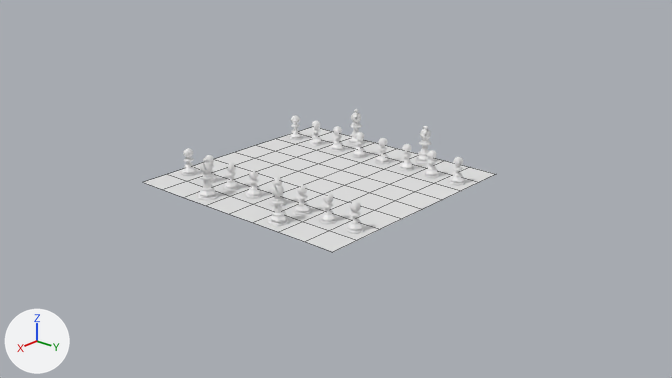
Before and after pictures for a commit that changed the Blender file ChessSet/ChessScene.blend.
Before and after are seen from the file's camera 'Camera'. The axes (+X, +Y, +Z) are drawn at lower left. The lights are the same throughout. Mesh edges are drawn as thin lines on the coarser meshes. Materials are left out; every surface is plain grey.

Before the edit, the objects in view are built like this:
```python
me_board = bpy.data.meshes.new('Board')
me_board.from_pydata(...)  # 144 vertices, 64 faces; spans x -0.24..0.24, y -0.24..0.24, z 0.0
# faces by material slot: [32, 32]
me_board.materials.append(mat_white)
me_board.materials.append(mat_black)
me_cylinder_005 = bpy.data.meshes.new('Cylinder.005')
me_cylinder_005.from_pydata(...)  # 262 vertices, 245 faces; spans x -0.0184..0.0184, y -0.0183..0.0183, z 0.0001..0.0746
me_cylinder_005.materials.append(mat_whitepieces)
ob_bishop_002 = bpy.data.objects.new('BiShop.002', me_cylinder_005)
ob_bishop_002.parent = ob_whitepieces
ob_bishop_002.matrix_parent_inverse = Matrix(((1.0, 0.0, 0.0, 0.0), (0.0, 1.0, 0.0, -0.07), (0.0, 0.0, 1.0, 0.0), (0.0, 0.0, 0.0, 1.0)))
ob_bishop_002.location = (-0.09, 0.21, 0.0)
ob_bishop_002.rotation_euler = (0.0, 0.0, 3.142)  # degrees (0, 0, 180)
ob_board = bpy.data.objects.new('Board', me_board)
ob_board.location = (0.0, 0.0, 0.0)
```
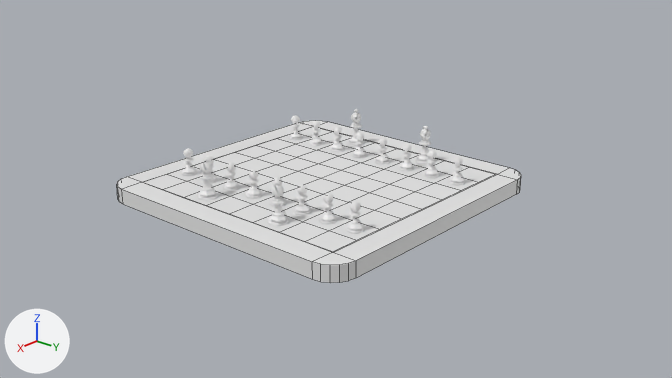
Changed parts and their boxes (x1, y1, x2, y2) in the pictures (672 x 378 px):
'Board', reshaped (15% wider, 29% taller): before (143, 127, 495, 252); after (117, 121, 521, 283)
part 1 of me_board, added: after (117, 121, 521, 283)
part 2 of me_board, built on: before (143, 127, 495, 252); after (143, 127, 496, 252)

The change, as a diff of the scene's bpy script:
```diff
--- a/ChessSet/ChessScene.blend.py
+++ b/ChessSet/ChessScene.blend.py
@@ me_board @@
 # used by ob_board; location = (0.0, 0.0, 0.0)
-me_board.from_pydata(...)  # 144 vertices, 64 faces; spans x -0.24..0.24, y -0.24..0.24, z 0.0
+me_board.from_pydata(...)  # 218 vertices, 198 faces; spans x -0.288..0.288, y -0.288..0.288, z -0.03..0.0
+# me_board part 1: a new loose piece of 56 vertices spanning x -0.288..0.288, y -0.288..0.288, z -0.03..0.0
+# me_board part 2
+# 63 vertices are removed from x -0.24..0.24, y -0.24..0.24, z 0.0
+# 64 faces are deleted
+# 32 new vertices lie (0.0, 0.0, -0.01) away from vertices in x -0.24..0.24, y -0.24..0.24, z 0.0
+# 7 new vertices lie (0.06, 0.0, 0.0) away from vertices in x -0.24, y -0.18..0.18, z -0.01
+# 7 new vertices lie (0.06, 0.0, 0.0) away from vertices in x -0.18, y -0.18..0.18, z -0.01
+# 7 new vertices lie (0.06, 0.0, 0.0) away from vertices in x -0.12, y -0.18..0.18, z -0.01
+# 7 new vertices lie (0.06, 0.0, 0.0) away from vertices in x -0.06, y -0.18..0.18, z -0.01
+# 7 new vertices lie (0.06, 0.0, 0.0) away from vertices in x 0.0, y -0.18..0.18, z -0.01
+# 7 new vertices lie (0.06, 0.0, 0.0) away from vertices in x 0.06, y -0.18..0.18, z -0.01
+# 7 new vertices lie (0.06, 0.0, 0.0) away from vertices in x 0.12, y -0.18..0.18, z -0.01
+# 160 new faces join them
```
